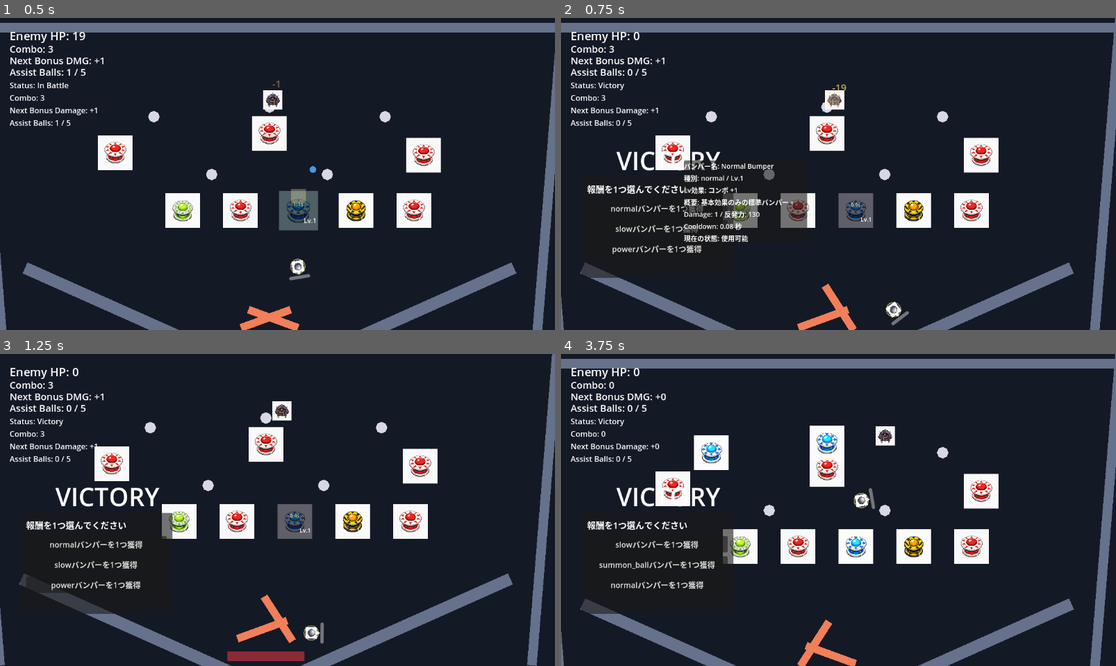
Above: before the commit, frames 1-4 (two rows, left to right).
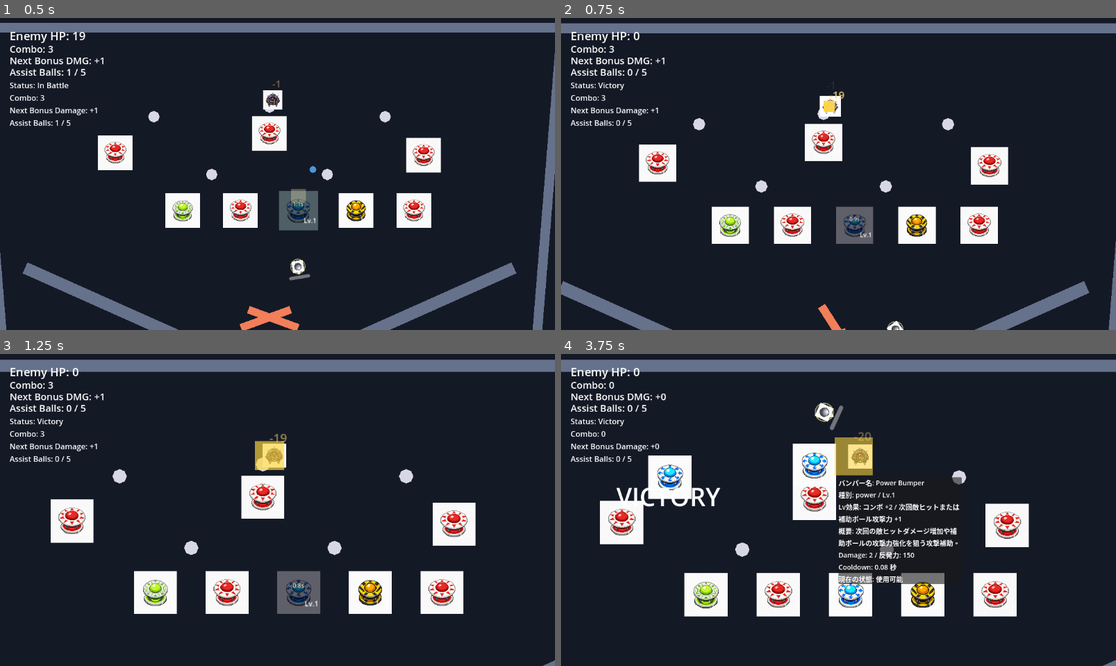
Above: after the commit, the same moments.

Repository: hamayu691-hamy/codex_godot
Game: Godot game, scene res://scenes/PinballBattleScene.tscn
Two runs of this game, one before a commit and one after it. Both use one fixed random seed, a clock stepped at 60 frames per second and the inputs below. The project has no main scene, so this scene is started directly.
Inputs (mouse positions are in pixels of both pictures, inside the frame that each line leads up to):
- Up to frame 1 (0.5 s): no input
- Up to frame 2 (0.75 s): move the mouse to (677, 152) at 0.52 s; hold Right from 0.53 s (still down); tap K at 0.6 s; click (677, 152) at 0.67 s
- Up to frame 3 (1.25 s): keep holding Right
- Up to frame 4 (3.75 s): move the mouse to (827, 444) at 1.27 s; release Right at 1.28 s; hold Left 1.28-2.03 s; tap B at 1.35, 3.6 s; click (827, 444) at 1.42 s; move the mouse to (982, 466) at 2.02 s; hold R 2.03-2.78 s; hold Right 2.03-3.53 s; click (982, 466) at 2.17 s; move the mouse to (672, 488) at 2.77 s; tap K at 2.85 s; click (672, 488) at 2.92 s; move the mouse to (832, 469) at 3.52 s; hold Left from 3.53 s (still down); click (832, 469) at 3.67 s

Frame 1 is identical in both runs. In frame 2, 17% of the frame differs, in the area x 0-100%, y 0-100%; in frame 3, 25%; in frame 4, 24%.

Commit message:
Add stage clear victory sequence

Diff:
--- a/scripts/gameplay/pinball_battle_scene.gd
+++ b/scripts/gameplay/pinball_battle_scene.gd
@@ -44,6 +44,13 @@
 const HIT_EFFECT_START_RADIUS: float = 6.0
 const HIT_EFFECT_END_RADIUS: float = 20.0
 const HIT_EFFECT_COLOR: Color = Color(1.0, 0.95, 0.7, 0.9)
+const CLEAR_SLOW_TIME_SCALE: float = 0.35
+const CLEAR_SLOW_DURATION: float = 0.8
+const CLEAR_CAMERA_ZOOM: Vector2 = Vector2(1.25, 1.25)
+const CLEAR_CAMERA_FOCUS_DURATION: float = 0.8
+const CLEAR_REWARD_DELAY: float = 0.3
+const CLEAR_EFFECT_COLOR: Color = Color(1.0, 0.85, 0.25, 0.95)
+const CLEAR_EFFECT_END_RADIUS: float = 70.0
 # Minimum angular speed (rad/s) to treat the flipper as actively striking. Tune for feel.
 const FLIPPER_ACTIVE_ANGULAR_SPEED_THRESHOLD: float = 3.0
 const ENEMY_HP_INITIAL: int = 20
@@ -171,6 +178,7 @@
 var _flippers: Array[Dictionary] = []
 var _ball_hp: int = BALL_HP_INITIAL
 var _is_victory: bool = false
+var _is_stage_clearing: bool = false
 var _is_game_over: bool = false
 var _debug_enemy_zero_hp_key_was_down: bool = false
 var _debug_replace_pin_key_was_down: bool = false
@@ -193,6 +201,8 @@
 var _player_damage_hp_bar_tween: Tween
 var _player_damage_shake_tween: Tween
 var _ball_visual_base_modulates: Dictionary = {}
+var _stage_clear_sequence_id: int = 0
+var _camera_default_zoom: Vector2 = Vector2.ONE
 
 func _ready() -> void:
 	_load_stage_config("stage_01")
@@ -219,6 +229,9 @@
 	victory_label.visible = false
 	game_over_label.visible = false
 	_reset_battle()
+
+func _exit_tree() -> void:
+	Engine.time_scale = 1.0
 
 func _load_stage_config(stage_id: String) -> void:
 	var stage_data: Dictionary = StageConfig.get_stage_data(stage_id)
@@ -349,6 +362,7 @@
 	game_camera.limit_right = int(FIELD_WIDTH)
 	game_camera.limit_bottom = int(FIELD_HEIGHT)
 	game_camera.global_position = BALL_START_POSITION
+	_camera_default_zoom = game_camera.zoom
 
 func _on_bumper_mouse_entered(bumper: Bumper) -> void:
 	_hovered_bumper = bumper
@@ -691,7 +705,7 @@
 	_update_hit_effects(delta)
 
 func _update_camera_follow(delta: float) -> void:
-	if not is_instance_valid(ball):
+	if not is_instance_valid(ball) or _is_stage_clearing:
 		return
 	var follow_strength: float = clamp(delta * 3.0, 0.0, 1.0)
 	game_camera.global_position = game_camera.global_position.lerp(ball.global_position, follow_strength)
@@ -1060,9 +1074,44 @@
 	_play_enemy_hit_flash(enemy)
 	_spawn_hit_effect(enemy.global_position)
 
-func _on_enemy_defeated(_enemy: Enemy) -> void:
+func _on_enemy_defeated(enemy: Enemy) -> void:
 	audio_manager.play_se("enemy_defeated")
 	_update_enemy_hp_label()
+	_start_stage_clear_sequence(enemy)
+
+func _start_stage_clear_sequence(defeated_enemy: Enemy) -> void:
+	if _is_victory or _is_stage_clearing or _is_game_over:
+		return
+	_is_stage_clearing = true
+	_is_victory = true
+	_stage_clear_sequence_id += 1
+	var sequence_id: int = _stage_clear_sequence_id
+	var defeated_position: Vector2 = game_camera.global_position
+	if is_instance_valid(defeated_enemy):
+		defeated_position = defeated_enemy.global_position
+
+	Engine.time_scale = CLEAR_SLOW_TIME_SCALE
+	ball.sleeping = true
+	ball.linear_velocity = Vector2.ZERO
+	ball.angular_velocity = 0.0
+	_clear_assist_balls()
+	for child: Node in bullets_root.get_children():
+		child.queue_free()
+	_spawn_hit_effect(defeated_position, CLEAR_EFFECT_COLOR, CLEAR_SLOW_DURATION, HIT_EFFECT_START_RADIUS, CLEAR_EFFECT_END_RADIUS)
+
+	var camera_tween: Tween = create_tween().set_parallel(true).set_ignore_time_scale(true)
+	camera_tween.tween_property(game_camera, "global_position", defeated_position, CLEAR_CAMERA_FOCUS_DURATION).set_trans(Tween.TRANS_QUAD).set_ease(Tween.EASE_OUT)
+	camera_tween.tween_property(game_camera, "zoom", CLEAR_CAMERA_ZOOM, CLEAR_CAMERA_FOCUS_DURATION).set_trans(Tween.TRANS_QUAD).set_ease(Tween.EASE_OUT)
+
+	await get_tree().create_timer(CLEAR_SLOW_DURATION, true, false, true).timeout
+	if sequence_id != _stage_clear_sequence_id or not _is_stage_clearing:
+		return
+	victory_label.visible = true
+	audio_manager.play_se("victory")
+	await get_tree().create_timer(CLEAR_REWARD_DELAY, true, false, true).timeout
+	if sequence_id != _stage_clear_sequence_id or not _is_stage_clearing:
+		return
+	_restore_stage_clear_state()
 	_enter_victory_state()
 
 func _spawn_damage_popup(enemy: Enemy, damage: int) -> void:
@@ -1181,7 +1230,6 @@
 
 func _enter_victory_state() -> void:
 	_is_victory = true
-	audio_manager.play_se("victory")
 	_clear_assist_balls()
 	ball.sleeping = true
 	ball.linear_velocity = Vector2.ZERO
@@ -1464,12 +1512,14 @@
 	_enter_game_over_state()
 
 func _enter_game_over_state() -> void:
+	_restore_stage_clear_state()
 	_is_game_over = true
 	audio_manager.play_se("game_over")
 	_clear_assist_balls()
 	game_over_label.visible = true
 
 func _reset_battle() -> void:
+	_restore_stage_clear_state()
 	_is_victory = false
 	_is_game_over = false
 	_is_ball_alive = true
@@ -1512,6 +1562,16 @@
 	_reset_player_damage_feedback()
 	reset_ball()
 
+func _restore_stage_clear_state() -> void:
+	_stage_clear_sequence_id += 1
+	_is_stage_clearing = false
+	Engine.time_scale = 1.0
+	if is_instance_valid(game_camera):
+		game_camera.zoom = _camera_default_zoom
+		game_camera.offset = Vector2.ZERO
+		if is_instance_valid(ball):
+			game_camera.global_position = ball.global_position
+
 func _reset_player_damage_feedback() -> void:
 	for tween: Tween in [_player_damage_flash_tween, _player_damage_hp_bar_tween, _player_damage_shake_tween]:
 		if tween != null and tween.is_valid():
